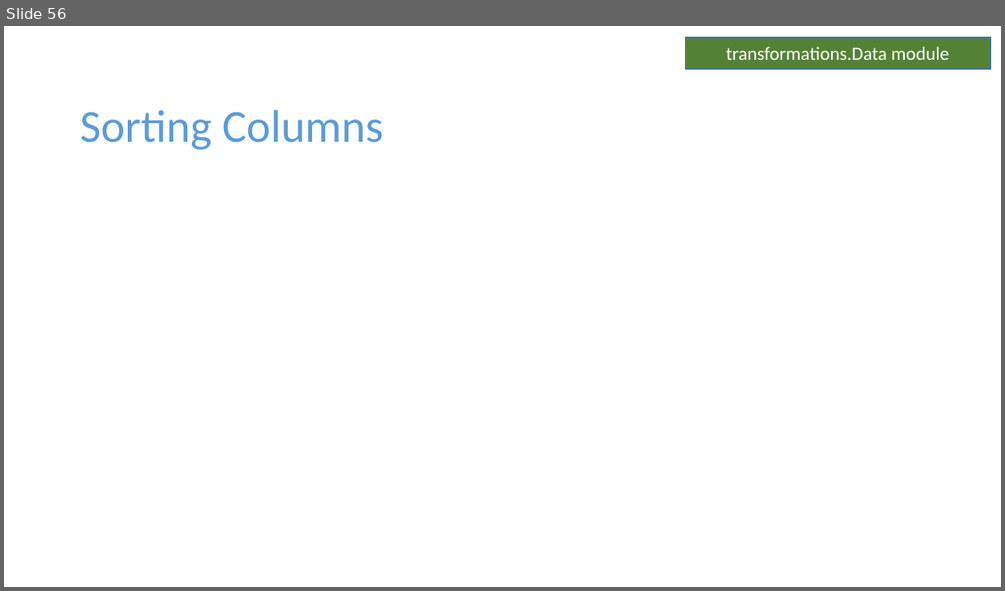
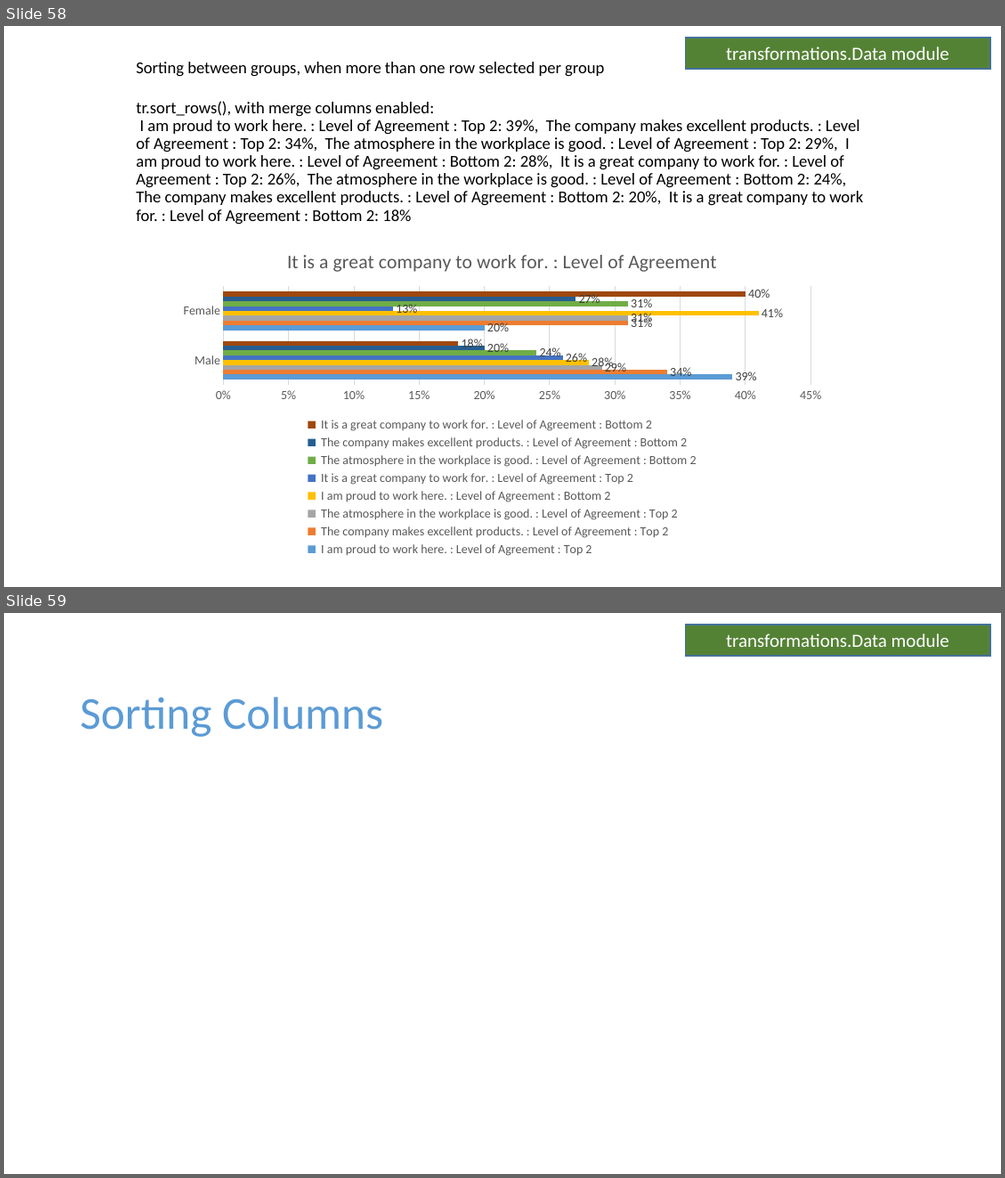
Before and after one commit to Collette-Curson/forgetdata_Slides_modules, a slide deck: Scripts/test_manual_transformations_known_good_results.pptx. Shown one above the other, each under a label of ours: slide 56 before the commit, slides 58 and 59 after it. The pictures are 1005x591 and 1005x1178 pixels, drawn with LibreOffice and Linux fonts; fonts in the diff are those of the drawing. Boxes give left, top, right and bottom in pixels: in the first picture for what was removed or moved away, otherwise in the second. Text is boxed around its words. In the diff, an @@ line names an element or a change of style, - is before the commit and + after.

Commit message:
Update to include additional sorting examples with selections from multiple tables

```diff
--- a/Scripts/test_manual_transformations_known_good_results.pptx
+++ b/Scripts/test_manual_transformations_known_good_results.pptx
@@ slide 58 added at (4, 26, 1001, 587), background #FFFFFF @@
@@ rectangle added at (685, 38, 990, 69), fill #548235, outline #43739E 1 pt, 18 pt, text #FFFFFF @@
+transformations.Data module
@@ title added at (136, 101, 863, 224), 16 pt, text #000000 @@
+Sorting between groups, when more than one row selected per group
+tr.sort_rows(), with merge columns enabled:
+I am proud to work here. : Level of Agreement : Top 2: 39%, The company makes excellent products. : Level of Agreement : Top 2: 34%, The atmosphere in the workplace is good. : Level of Agreement : Top 2: 29%, I am proud to work here. : Level of Agreement : Bottom 2: 28%, It is a great company to work for. : Level of Agreement : Top 2: 26%, The atmosphere in the workplace is good. : Level of Agreement : Bottom 2: 24%, The company makes excellent products. : Level of Agreement : Bottom 2: 20%, It is a great company to work for. : Level of Agreement : Bottom 2: 18%
@@ bar chart added at (170, 234, 834, 560) @@
+title "It is a great company to work for. : Level of Agreement "
+categories: Male, Female
+ I am proud to work here. : Level of Agreement : Top 2: 0.39, 0.2
+ The company makes excellent products. : Level of Agreement : Top 2: 0.34, 0.31
+ The atmosphere in the workplace is good. : Level of Agreement : Top 2: 0.29, 0.31
+ I am proud to work here. : Level of Agreement : Bottom 2: 0.28, 0.41
+ It is a great company to work for. : Level of Agreement : Top 2: 0.26, 0.13
+ The atmosphere in the workplace is good. : Level of Agreement : Bottom 2: 0.24, 0.31
+ The company makes excellent products. : Level of Agreement : Bottom 2: 0.2, 0.27
+ It is a great company to work for. : Level of Agreement : Bottom 2: 0.18, 0.4
@@ what was slide 56 is now slide 59 @@
```
Also in this commit, not shown: 1 slide changed, 5 other slides added.
